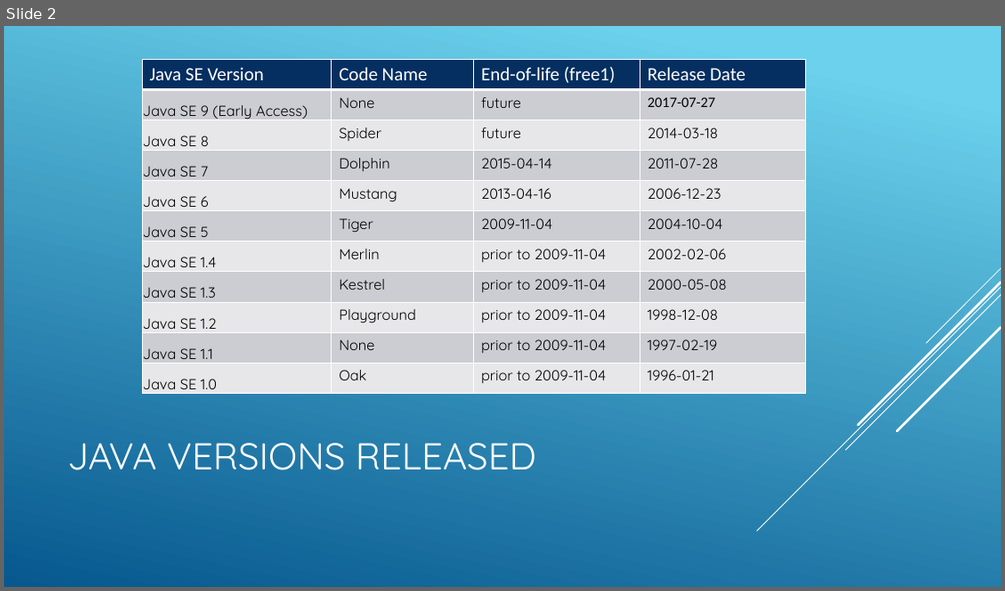
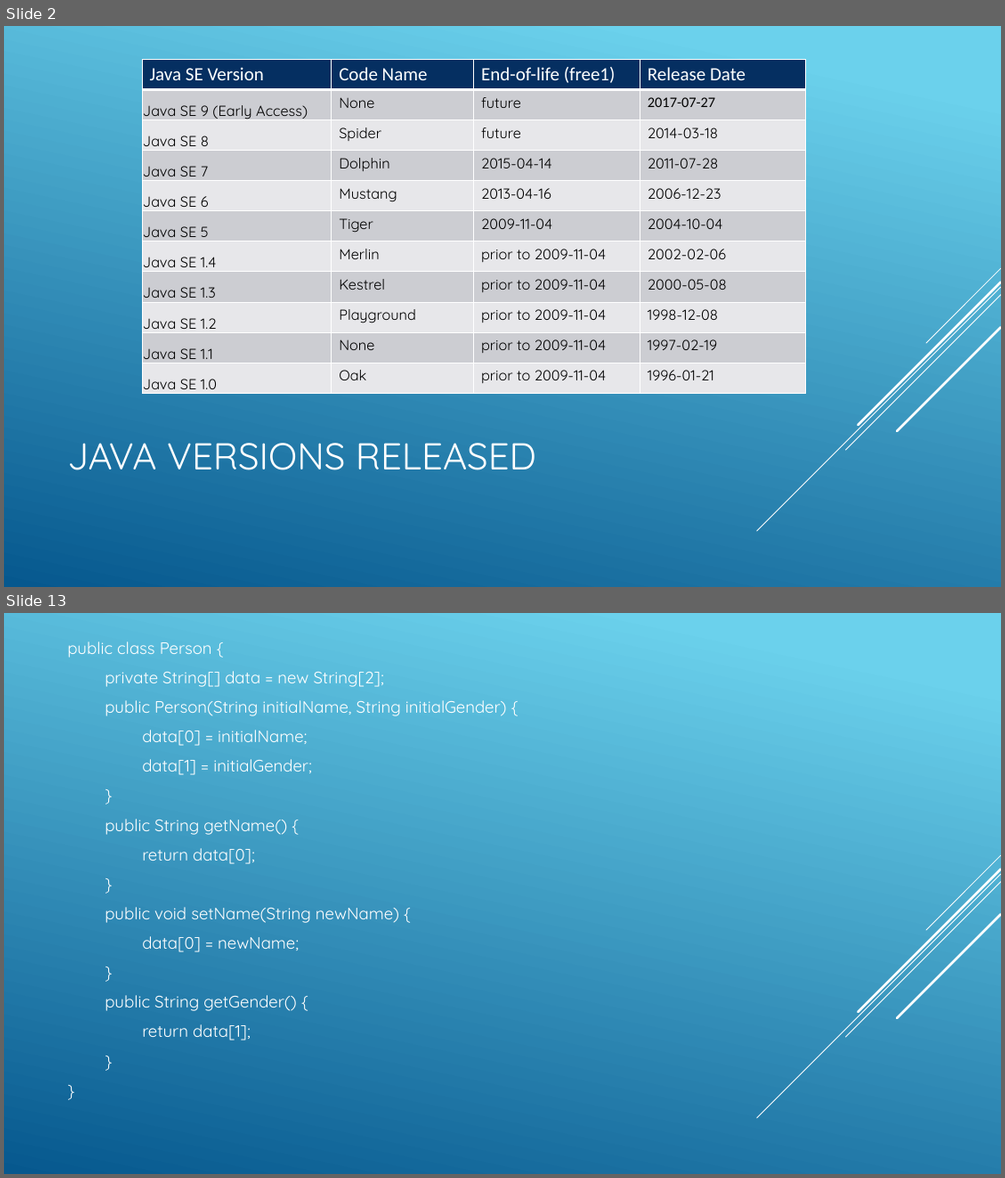
Before and after one commit to VeerababuK/Core-Java, a slide deck: Core java.pptx. Shown one above the other, each under a label of ours: slide 2 before the commit, slides 2 and 13 after it; the slides between them are not shown. The pictures are 1005x591 and 1005x1178 pixels, drawn with LibreOffice and Linux fonts; fonts in the diff are those of the drawing. Boxes give left, top, right and bottom in pixels: in the first picture for what was removed or moved away, otherwise in the second. Text is boxed around its words. In the diff, an @@ line names an element or a change of style, - is before the commit and + after.

```diff
--- a/Core java.pptx
+++ b/Core java.pptx
@@ slide 13 added at (x1=4, y1=613, x2=1001, y2=1174), background gradient #6ED2EB to #06588E; not listed: 5 template elements that a slide beside it also shows @@
@@ text added at (x1=67, y1=641, x2=507, y2=1040), 16 pt, text #FFFFFF @@
+public class Person {
+  private String[] data = new String[2];
+  public Person(String initialName, String initialGender) {
+  data[0] = initialName;
+  data[1] = initialGender;
+  }
+  public String getName() {
+  return data[0];
+  }
+  public void setName(String newName) {
+  data[0] = newName;
+  }
+  public String getGender() {
+  return data[1];
+  }
+}
```
Also in this commit, not shown: 1 slide changed, 25 other slides added, 1 other file.
